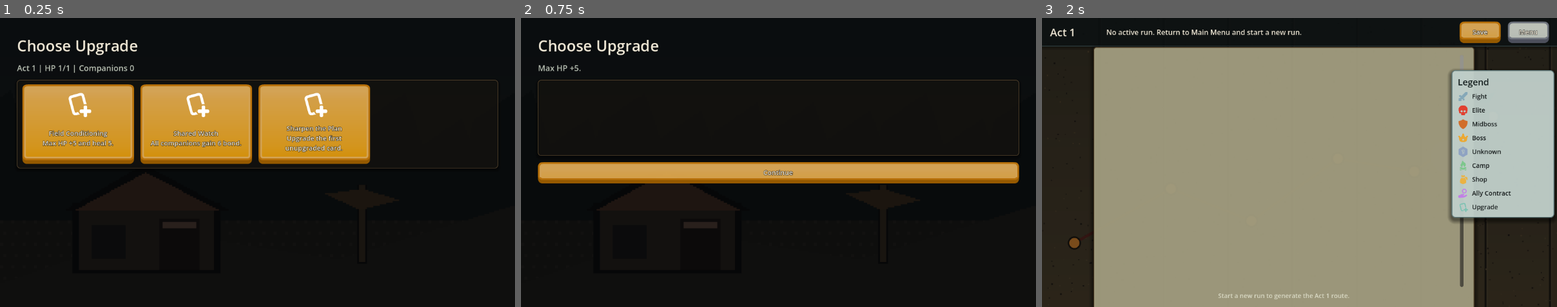
Above: before the commit, frames 1-3 (left to right).
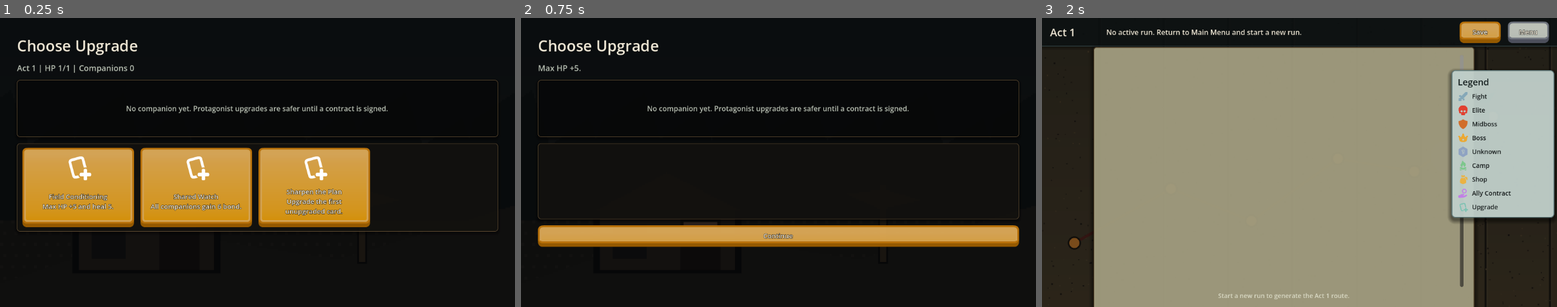
Above: after the commit, the same moments.

Repository: once0811-arch/game
Game: Godot game, scene res://scenes/upgrade/upgrade_select_screen.tscn
Same seed, same stepped clock (60 frames per second), same inputs: the game is played once before the commit and once after it. This scene is started directly instead of the project's main scene.
Inputs:
- Up to frame 1 (0.25 s): no input
- Up to frame 2 (0.75 s): click "Field Conditioning Max HP +5 …" at 0.5 s
- Up to frame 3 (2 s): click "Continue" at 1.25 s

The runs differ from the first frame. In frame 1, 32% of the frame differs, in the area x 3-97%, y 22-74%; in frame 2, 15%; in frame 3, nothing differs.

Commit message:
Surface companion bond upgrade bonuses

Diff:
--- a/SourceCode/scripts/combat/combat_screen.gd
+++ b/SourceCode/scripts/combat/combat_screen.gd
@@ -1467,22 +1467,48 @@
 	content.add_theme_constant_override("margin_bottom", 5)
 	var panel := PanelContainer.new()
 	panel.add_child(content)
-	panel.custom_minimum_size = Vector2(54, 54)
+	panel.custom_minimum_size = Vector2(62, 76)
 	panel.size_flags_horizontal = Control.SIZE_SHRINK_CENTER
-	panel.tooltip_text = "%s\n%s\nBond %d/100" % [
+	var bonuses := bond_system.describe_bonuses(companion)
+	panel.tooltip_text = "%s\n%s\n%s\n%s" % [
 		String(companion.get("name", "?")),
 		String(companion.get("oath_name", "No Oath")),
-		int(companion.get("bond_score", 0)),
+		bonuses,
+		bond_system.get_next_threshold_text(companion),
 	]
 	panel.add_theme_stylebox_override("panel", _companion_icon_style())
+
+	var column := VBoxContainer.new()
+	column.mouse_filter = Control.MOUSE_FILTER_IGNORE
+	column.add_theme_constant_override("separation", 3)
+	content.add_child(column)
 
 	var portrait := TextureRect.new()
 	portrait.mouse_filter = Control.MOUSE_FILTER_IGNORE
 	portrait.custom_minimum_size = Vector2(44, 44)
+	portrait.size_flags_horizontal = Control.SIZE_SHRINK_CENTER
 	portrait.expand_mode = TextureRect.EXPAND_FIT_WIDTH_PROPORTIONAL
 	portrait.stretch_mode = TextureRect.STRETCH_KEEP_ASPECT_CENTERED
 	portrait.texture = DataRegistry.get_temp_asset_texture(String(companion.get("portrait_asset_id", "")))
-	content.add_child(portrait)
+	column.add_child(portrait)
+
+	var bar := ProgressBar.new()
+	bar.mouse_filter = Control.MOUSE_FILTER_IGNORE
+	bar.custom_minimum_size = Vector2(46, 5)
+	bar.size_flags_horizontal = Control.SIZE_SHRINK_CENTER
+	bar.min_value = 0
+	bar.max_value = 100
+	bar.value = int(companion.get("bond_score", 0))
+	bar.show_percentage = false
+	bar.add_theme_stylebox_override("background", _bar_style(Color(0.035, 0.032, 0.028, 0.96)))
+	bar.add_theme_stylebox_override("fill", _bar_style(_bond_color(int(companion.get("bond_score", 0)))))
+	column.add_child(bar)
+
+	var score := UIStyleScript.label(str(int(companion.get("bond_score", 0))), 10, UIStyleScript.GOLD)
+	score.mouse_filter = Control.MOUSE_FILTER_IGNORE
+	score.horizontal_alignment = HORIZONTAL_ALIGNMENT_CENTER
+	score.autowrap_mode = TextServer.AUTOWRAP_OFF
+	column.add_child(score)
 	return panel
 
 
@@ -1502,6 +1528,16 @@
 	style.shadow_size = 7
 	style.shadow_offset = Vector2(0, 3)
 	return style
+
+
+func _bond_color(score: int) -> Color:
+	if score >= 100:
+		return Color(0.96, 0.72, 0.28, 1.0)
+	if score >= 60:
+		return Color(0.48, 0.76, 0.70, 1.0)
+	if score >= 30:
+		return Color(0.49, 0.78, 0.55, 1.0)
+	return Color(0.45, 0.55, 0.58, 1.0)
 
 
 func _show_feedback_for_message(message: String) -> void:
--- a/SourceCode/scripts/systems/bond_system.gd
+++ b/SourceCode/scripts/systems/bond_system.gd
@@ -48,16 +48,35 @@
 
 func describe_bonuses(companion: Dictionary) -> String:
 	var score := int(companion.get("bond_score", 0))
-	var active: Array[String] = []
-	if score >= 30:
-		active.append("+damage")
-	if score >= 60:
-		active.append("+start block")
-	if score >= 100:
-		active.append("+mark")
+	var active := get_active_bonus_lines(companion)
 	if active.is_empty():
 		return "bond %d/100" % score
 	return "bond %d/100 (%s)" % [score, ", ".join(PackedStringArray(active))]
+
+
+func get_active_bonus_lines(companion: Dictionary) -> Array[String]:
+	var score := int(companion.get("bond_score", 0))
+	var active: Array[String] = []
+	if int(companion.get("attack_bonus", 0)) > 0:
+		active.append("training +%d attack" % int(companion.get("attack_bonus", 0)))
+	if score >= 30:
+		active.append("bond 30: +1 companion attack")
+	if score >= 60:
+		active.append("bond 60: +2 start block")
+	if score >= 100:
+		active.append("bond 100: +1 Tactical Mark")
+	return active
+
+
+func get_next_threshold_text(companion: Dictionary) -> String:
+	var score := int(companion.get("bond_score", 0))
+	if score < 30:
+		return "%d to bond 30" % (30 - score)
+	if score < 60:
+		return "%d to bond 60" % (60 - score)
+	if score < 100:
+		return "%d to bond 100" % (100 - score)
+	return "max bond"
 
 
 func _award_kyle_wager(companion_index: int) -> Array[String]:
--- a/SourceCode/scripts/upgrade/upgrade_select_screen.gd
+++ b/SourceCode/scripts/upgrade/upgrade_select_screen.gd
@@ -1,11 +1,14 @@
 extends Control
 
 const ProtagonistUpgradeServiceScript := preload("res://scripts/systems/protagonist_upgrade_service.gd")
+const BondSystemScript := preload("res://scripts/systems/bond_system.gd")
 const UIStyleScript := preload("res://scripts/ui/ui_style.gd")
 
 var upgrade_service = ProtagonistUpgradeServiceScript.new()
+var bond_system = BondSystemScript.new()
 var options: Array[Dictionary] = []
 var option_box: HBoxContainer
+var companion_box: HBoxContainer
 var status_label: Label
 var continue_button: Button
 
@@ -32,6 +35,12 @@
 	status_label = UIStyleScript.label("", 18, UIStyleScript.MUTED)
 	layout.add_child(status_label)
 
+	companion_box = HBoxContainer.new()
+	companion_box.add_theme_constant_override("separation", 10)
+	companion_box.alignment = BoxContainer.ALIGNMENT_CENTER
+	var companion_panel := UIStyleScript.panel(companion_box, Vector2(0, 128), true)
+	layout.add_child(companion_panel)
+
 	option_box = HBoxContainer.new()
 	option_box.add_theme_constant_override("separation", 14)
 	var option_panel := UIStyleScript.panel(option_box, Vector2(0, 170))
@@ -55,6 +64,9 @@
 	]
 	for child in option_box.get_children():
 		child.queue_free()
+	for child in companion_box.get_children():
+		child.queue_free()
+	_refresh_companion_summary()
 	for i in range(options.size()):
 		option_box.add_child(_make_option_button(options[i], i))
 
@@ -67,6 +79,59 @@
 	UIStyleScript.style_card_button(button, "primary")
 	button.pressed.connect(_on_option_pressed.bind(index))
 	return button
+
+
+func _refresh_companion_summary() -> void:
+	if RunState.party.companions.is_empty():
+		var empty := UIStyleScript.label("No companion yet. Protagonist upgrades are safer until a contract is signed.", 16, UIStyleScript.MUTED)
+		empty.horizontal_alignment = HORIZONTAL_ALIGNMENT_CENTER
+		empty.size_flags_horizontal = Control.SIZE_EXPAND_FILL
+		companion_box.add_child(empty)
+		return
+	for companion in RunState.party.companions:
+		companion_box.add_child(_make_companion_upgrade_tile(companion))
+
+
+func _make_companion_upgrade_tile(companion: Dictionary) -> PanelContainer:
+	var content := HBoxContainer.new()
+	content.mouse_filter = Control.MOUSE_FILTER_IGNORE
+	content.add_theme_constant_override("separation", 10)
+	var panel := UIStyleScript.panel(content, Vector2(260, 104), true)
+	UIStyleScript.style_asset_panel(panel, "primary", int(companion.get("bond_score", 0)) >= 30, false)
+
+	var portrait := TextureRect.new()
+	portrait.mouse_filter = Control.MOUSE_FILTER_IGNORE
+	portrait.custom_minimum_size = Vector2(72, 72)
+	portrait.expand_mode = TextureRect.EXPAND_FIT_WIDTH_PROPORTIONAL
+	portrait.stretch_mode = TextureRect.STRETCH_KEEP_ASPECT_CENTERED
+	portrait.texture = DataRegistry.get_temp_asset_texture(String(companion.get("portrait_asset_id", "")))
+	content.add_child(portrait)
+
+	var text_box := VBoxContainer.new()
+	text_box.mouse_filter = Control.MOUSE_FILTER_IGNORE
+	text_box.add_theme_constant_override("separation", 3)
+	text_box.size_flags_horizontal = Control.SIZE_EXPAND_FILL
+	content.add_child(text_box)
+
+	var name := UIStyleScript.label(String(companion.get("name", "?")), 17, UIStyleScript.TEXT)
+	name.autowrap_mode = TextServer.AUTOWRAP_OFF
+	name.clip_text = true
+	text_box.add_child(name)
+
+	var bond := UIStyleScript.label("Bond %d/100 - %s" % [
+		int(companion.get("bond_score", 0)),
+		bond_system.get_next_threshold_text(companion),
+	], 13, UIStyleScript.GOLD)
+	bond.autowrap_mode = TextServer.AUTOWRAP_OFF
+	bond.clip_text = true
+	text_box.add_child(bond)
+
+	var bonuses := bond_system.get_active_bonus_lines(companion)
+	var bonus_text := "No bond bonus yet." if bonuses.is_empty() else "\n".join(PackedStringArray(bonuses)).left(80)
+	var bonus := UIStyleScript.label(bonus_text, 12, UIStyleScript.MUTED)
+	bonus.custom_minimum_size = Vector2(160, 36)
+	text_box.add_child(bonus)
+	return panel
 
 
 func _option_icon(option: Dictionary) -> Texture2D:
--- a/SourceCode/tools/visual_capture.gd
+++ b/SourceCode/tools/visual_capture.gd
@@ -88,6 +88,9 @@
 	map_state.call("ensure_current_act")
 	if mode in ["combat_companion", "combat_card_preview", "combat_enemy_preview"]:
 		_recruit_demo_companion("rowan", "rowan_spear_line", ["c_rowan_pin", "c_rowan_banner"])
+	elif mode == "upgrade_companion_preview":
+		_recruit_demo_companion("rowan", "rowan_spear_line", ["c_rowan_pin", "c_rowan_banner"])
+		_prepare_upgrade_preview()
 	elif mode == "oath_rowan":
 		_prepare_companion_selection("rowan")
 	elif mode == "companion_cards_rowan":
@@ -282,6 +285,21 @@
 	manager.call("begin_recruitment", "visual_capture")
 	manager.call("select_companion", companion_id)
 	manager.call("select_oath", oath_id)
+
+
+func _prepare_upgrade_preview() -> void:
+	var run_state := root.get_node_or_null("/root/RunState")
+	var upgrade_state := root.get_node_or_null("/root/UpgradeState")
+	if run_state == null:
+		return
+	var party = run_state.get("party")
+	for i in range(party.companions.size()):
+		var companion: Dictionary = party.companions[i]
+		companion["bond_score"] = 60
+		companion["attack_bonus"] = 1
+		party.companions[i] = companion
+	if upgrade_state != null:
+		upgrade_state.call("begin_upgrade", "act2_boss")
 
 
 func _dump_control_tree(node: Node, depth: int) -> void:
